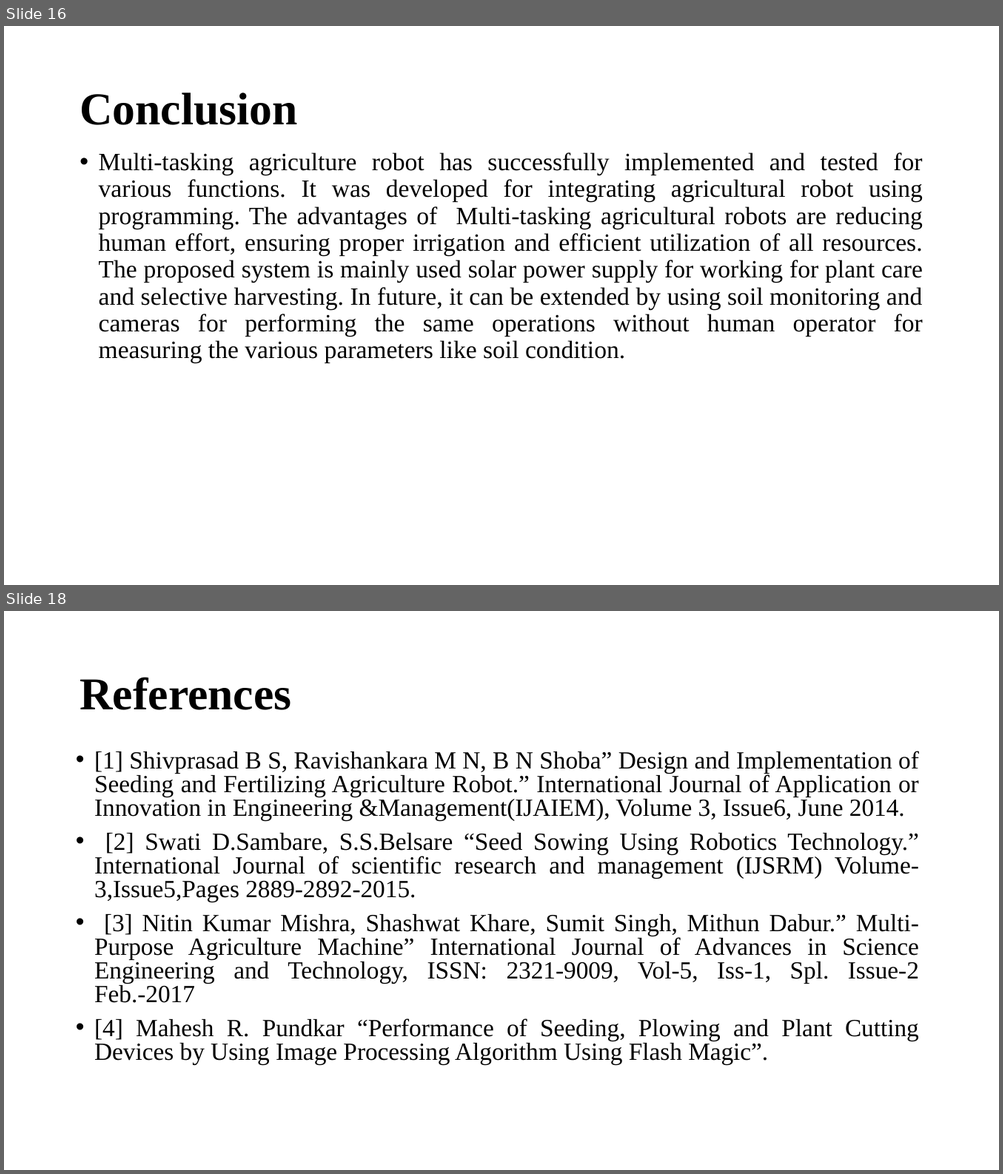
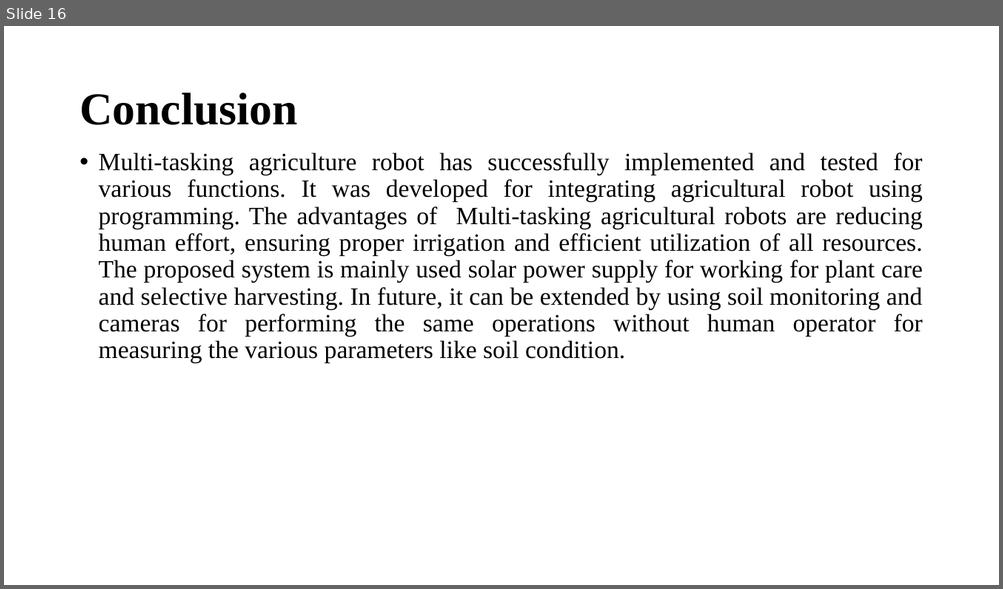
Before and after one commit to yashwanth140/portfolio-frontend, a slide deck: static/Solar Powered automated mulitasking agribot.pptx. Shown one above the other, each under a label of ours: slides 16 and 18 before the commit, slide 16 after it; the slides between them are not shown. The pictures are 1003x1174 and 1003x589 pixels, drawn with LibreOffice and Linux fonts; fonts in the diff are those of the drawing. Boxes give left, top, right and bottom in pixels: in the first picture for what was removed or moved away, otherwise in the second. Text is boxed around its words. In the diff, an @@ line names an element or a change of style, - is before the commit and + after.

```diff
--- a/static/Solar Powered automated mulitasking agribot.pptx
+++ b/static/Solar Powered automated mulitasking agribot.pptx
@@ slide 18 removed at (4,611,999,1170), background #FFFFFF @@
@@ title removed at (79,677,291,710) @@
-References
@@ text removed at (94,751,919,1065) @@
-• [1] Shivprasad B S, Ravishankara M N, B N Shoba” Design and Implementation of Seeding and Fertilizing Agriculture Robot.” International Journal of Application or Innovation in Engineering &Management(IJAIEM), Volume 3, Issue6, June 2014.
-• [2] Swati D.Sambare, S.S.Belsare “Seed Sowing Using Robotics Technology.” International Journal of scientific research and management (IJSRM) Volume- 3,Issue5,Pages 2889-2892-2015.
-• [3] Nitin Kumar Mishra, Shashwat Khare, Sumit Singh, Mithun Dabur.” Multi-Purpose Agriculture Machine” International Journal of Advances in Science Engineering and Technology, ISSN: 2321-9009, Vol-5, Iss-1, Spl. Issue-2 Feb.-2017
-• [4] Mahesh R. Pundkar “Performance of Seeding, Plowing and Plant Cutting Devices by Using Image Processing Algorithm Using Flash Magic”.
```
Also in this commit, not shown: 2 slides changed, 2 other slides removed, 3 other files.
